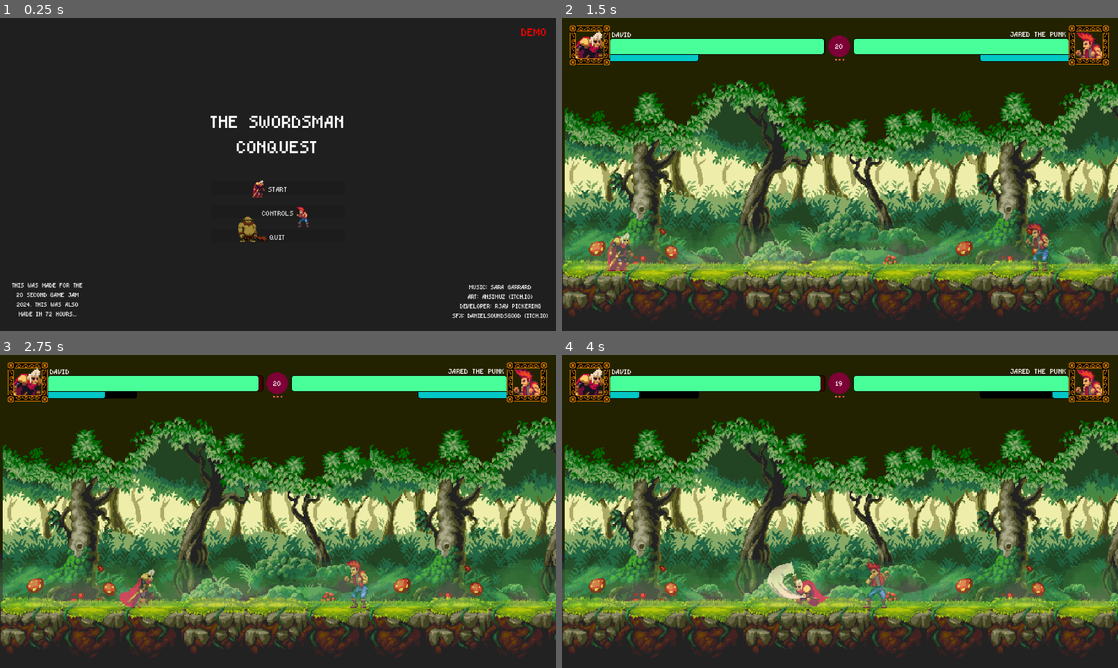
Above: before the commit, frames 1-4 (two rows, left to right).
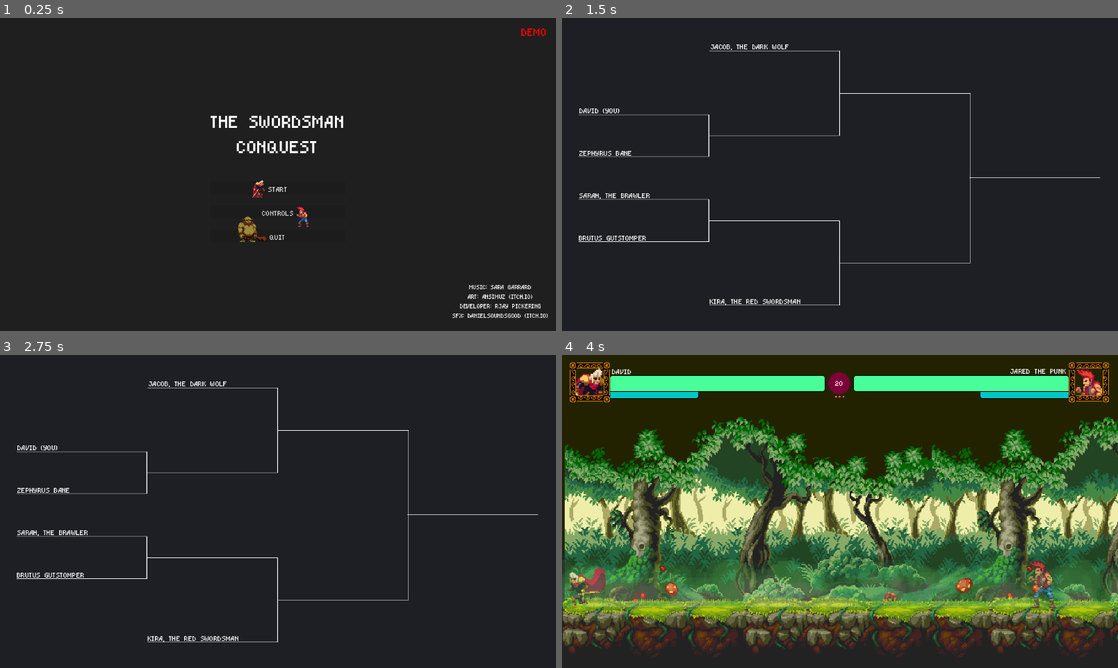
Above: after the commit, the same moments.

Repository: RJay-Pickering/20-second-game-jam-2024
Game: Godot game, scene res://scenes/menu/main_menu.tscn
Same seed, same stepped clock (60 frames per second), same inputs: the game is played once before the commit and once after it.
Inputs (mouse positions are in pixels of both pictures, inside the frame that each line leads up to):
- Up to frame 1 (0.25 s): no input
- Up to frame 2 (1.5 s): click "Start" at 0.5 s; click "Start" at 1.25 s
- Up to frame 3 (2.75 s): tap Enter (attack) at 2, 2.1 s; move the mouse to (400, 495) at 2.02 s; hold Right (right) from 2.03 s (still down); tap Space (jump) at 2.27 s
- Up to frame 4 (4 s): move the mouse to (728, 527) at 2.77 s; tap Enter (attack) at 2.85, 3.6 s; tap Space (jump) at 3.02 s; move the mouse to (895, 442) at 3.52 s; release Right (right) at 3.53 s; hold Left (left) from 3.53 s (still down)

The runs differ from the first frame. In frame 1, 0.4% of the frame differs, in the area x 2-15%, y 84-96%; in frame 2, 89%; in frame 3, 89%, in the area x 0-100%, y 0-97%; in frame 4, 3.5%.

Commit message:
was able to fix the branches per fight and store to gold earned. now need to implement other enemies.

Diff:
--- a/scenes/menu/main_menu.tscn
+++ b/scenes/menu/main_menu.tscn
@@ -315,16 +315,6 @@
 label_settings = SubResource("LabelSettings_0s05n")
 horizontal_alignment = 1
 
-[node name="notes" type="Label" parent="menu"]
-offset_left = 18.0
-offset_top = 603.0
-offset_right = 202.0
-offset_bottom = 700.0
-text = "This was made for the 20 second Game Jam 2024. This was also made in 72 hours..."
-label_settings = SubResource("LabelSettings_xebc7")
-horizontal_alignment = 1
-autowrap_mode = 3
-
 [node name="player" type="AnimatedSprite2D" parent="menu"]
 position = Vector2(595, 365)
 sprite_frames = SubResource("SpriteFrames_xn0tj")
--- a/scenes/menu/match_tracker.tscn
+++ b/scenes/menu/match_tracker.tscn
@@ -111,10 +111,10 @@
 [node name="winner" type="Label" parent="."]
 visible = false
 layout_mode = 0
-offset_left = 944.0
-offset_top = 307.0
-offset_right = 1242.0
-offset_bottom = 346.0
+offset_left = 943.0
+offset_top = 263.0
+offset_right = 1241.0
+offset_bottom = 302.0
 text = "Winner"
 label_settings = SubResource("LabelSettings_mwvox")
 horizontal_alignment = 1
--- a/scripts/game/global.gd
+++ b/scripts/game/global.gd
@@ -6,4 +6,14 @@
 var pause_attack: bool = false
 var status: String = ""
 var special_usage: int = 3
-var first_use: bool = false
+var first_use: bool = true
+var round: int = 1
+var gold_total: int = 0
+
+var fighter1: String
+var fighter2: String
+var fighter3: String
+var fighter4: String
+var fighter5: String
+var fighter6: String
+var fighter7: String
--- a/scripts/game/player.gd
+++ b/scripts/game/player.gd
@@ -176,7 +176,7 @@
 		down_strike_collision.disabled = true
 		var enemy: CharacterBody2D = area.get_parent()
 		$hit.play()
-		enemy.take_damage(7)
+		enemy.take_damage(100)
 
 
 func _on_sword_strike_area_entered(area: Area2D) -> void:
--- a/scripts/menu/end_game.gd
+++ b/scripts/menu/end_game.gd
@@ -1,12 +1,14 @@
 extends CanvasLayer
 
 var status = ""
+@onready var retry_btn: Button = $CenterContainer/VBoxContainer/VBoxContainer/retry
 
 
 func _ready() -> void:
 	get_tree().paused = false
 	var title: Label = $CenterContainer/VBoxContainer/HBoxContainer/VBoxContainer/title
 	var reason: Label = $CenterContainer/VBoxContainer/HBoxContainer/VBoxContainer/reason
+
 	if Global.status == "PlayerDead":
 		status = "lose"
 		title.label_settings.font_color = Color(0.827, 0, 0.204)
@@ -23,6 +25,7 @@
 		reason.label_settings.font_color = Color(0.21, 0.767, 0)
 		var rng = RandomNumberGenerator.new()
 		var random_integer = rng.randi_range(1000, 100000)
+		Global.gold_total += random_integer
 		reason.text = "You Win " + str(random_integer) + " GOLD."
 	elif Global.status == "EnemyDeadPlayerDead" or Global.status == "PlayerDeadEnemyDead":
 		status = "lose"
@@ -49,16 +52,27 @@
 func _process(delta):
 	if status == "lose" and $Lose.playing == false:
 		$Lose.playing = true
+		retry_btn.text = "Retry"
 	elif status == "win" and $Win.playing == false:
+		retry_btn.text = "Next Fight"
 		$Win.playing = true
 
 func _on_retry_pressed() -> void:
-	Global.countdown = 20
-	Global.status = ""
-	Global.is_someone_dead = false
-	Global.pause_attack = false
-	Global.special_usage = 3
-	get_tree().change_scene_to_file("res://scenes/game/arena.tscn")
+	if status == "lose":
+		Global.countdown = 20
+		Global.status = ""
+		Global.is_someone_dead = false
+		Global.pause_attack = false
+		Global.special_usage = 3
+		get_tree().change_scene_to_file("res://scenes/game/arena.tscn")
+	else:
+		Global.round += 1
+		Global.countdown = 20
+		Global.status = ""
+		Global.is_someone_dead = false
+		Global.pause_attack = false
+		Global.special_usage = 3
+		get_tree().change_scene_to_file("res://scenes/menu/match_tracker.tscn")
 
 
 func _on_main_menu_pressed() -> void:
--- a/scripts/menu/match_tracker.gd
+++ b/scripts/menu/match_tracker.gd
@@ -15,24 +15,93 @@
 var people = ["Jared, the punk", "Sarah, the brawler", "Zephyrus Bane", "Kira, the red swordsman", "Brutus Gutstomper", "Jacob, the dark wolf"]
 var added_people = []
 var people_len = 1
+var rng = RandomNumberGenerator.new()
+var random_integer = rng.randi_range(1, 2)
+var status = ""
+var loops = 0
 
 func _process(delta):
-	if Global.first_use == false:
+	if Global.first_use == true and Global.round == 1:
 		var rng = RandomNumberGenerator.new()
 		var random_integer = rng.randi_range(0, people.size() - 1)
 		if !added_people.has(people[random_integer]):
 			added_people.append(people[random_integer])
 			people_len += 1
+			label1.text = "David (you)"
 			if people_len == 2:
-				label2.text = people[random_integer]
+				Global.fighter1 = people[random_integer]
+				label2.text = Global.fighter1
 			elif people_len == 3:
-				label3.text = people[random_integer]
+				Global.fighter2 = people[random_integer]
+				label3.text = Global.fighter2
 			elif people_len == 4:
-				label4.text = people[random_integer]
+				Global.fighter3 = people[random_integer]
+				label4.text = Global.fighter3
 			elif people_len == 5:
-				label5.text = people[random_integer]
+				Global.fighter4 = people[random_integer]
+				label5.text = Global.fighter4
 			elif people_len == 6:
-				label8.text = people[random_integer]
+				Global.fighter5 = people[random_integer]
+				label8.text = Global.fighter5
 
 		if people_len == 6:
-			Global.first_use = true
+			Global.first_use = false
+	elif Global.round == 2:
+		label1.text = "David (you)"
+		label2.text = Global.fighter1
+		label3.text = Global.fighter2
+		label4.text = Global.fighter3
+		label5.text = Global.fighter4
+		label6.text = "David (you)"
+		label8.text = Global.fighter5
+
+		if random_integer == 1:
+			Global.fighter6 = Global.fighter2
+			label7.text = Global.fighter6
+		else:
+			Global.fighter6 = Global.fighter3
+			label7.text = Global.fighter6
+
+	elif Global.round == 3:
+		label1.text = "David (you)"
+		label2.text = Global.fighter1
+		label3.text = Global.fighter2
+		label4.text = Global.fighter3
+		label5.text = Global.fighter4
+		label6.text = "David (you)"
+		label8.text = Global.fighter5
+		label9.text = "David (you)"
+		label7.text = Global.fighter6
+
+		if random_integer == 1:
+			Global.fighter7 = Global.fighter6
+			label10.text = Global.fighter7
+		else:
+			Global.fighter7 = Global.fighter5
+			label10.text = Global.fighter7
+
+	elif Global.round == 4:
+		label1.text = "David (you)"
+		label2.text = Global.fighter1
+		label3.text = Global.fighter2
+		label4.text = Global.fighter3
+		label5.text = Global.fighter4
+		label6.text = "David (you)"
+		label8.text = Global.fighter5
+		label9.text = "David (you)"
+		label7.text = Global.fighter6
+		label10.text = Global.fighter7
+		label11.text = "David (you)"
+		$winner.visible = true
+		if loops == 0:
+			$winner.text += """
+			""" +  str(Global.gold_total) + " gold earned."
+			loops += 1
+		status = "win"
+
+	if status == "win":
+		await get_tree().create_timer(2.5).timeout
+		get_tree().change_scene_to_file("res://scenes/menu/main_menu.tscn")
+	else:
+		await get_tree().create_timer(2.5).timeout
+		get_tree().change_scene_to_file("res://scenes/game/arena.tscn")
--- a/scripts/menu/short_story.gd
+++ b/scripts/menu/short_story.gd
@@ -2,4 +2,6 @@
 
 
 func _on_return_pressed() -> void:
-	get_tree().change_scene_to_file("res://scenes/game/arena.tscn")
+	Global.round = 1
+	Global.first_use = true
+	get_tree().change_scene_to_file("res://scenes/menu/match_tracker.tscn")
